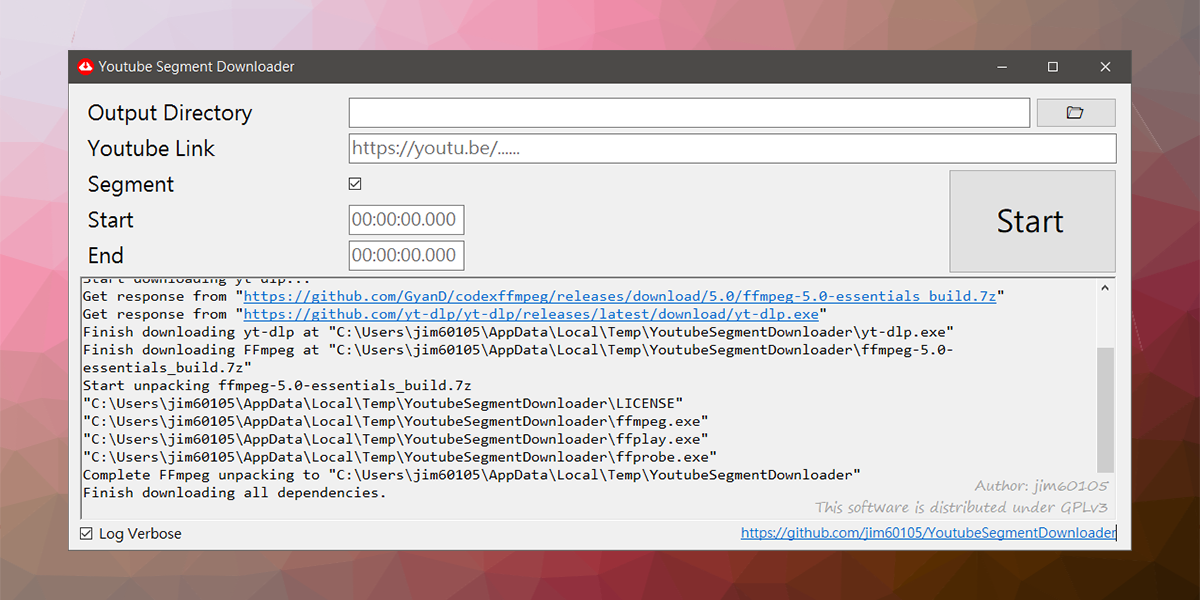
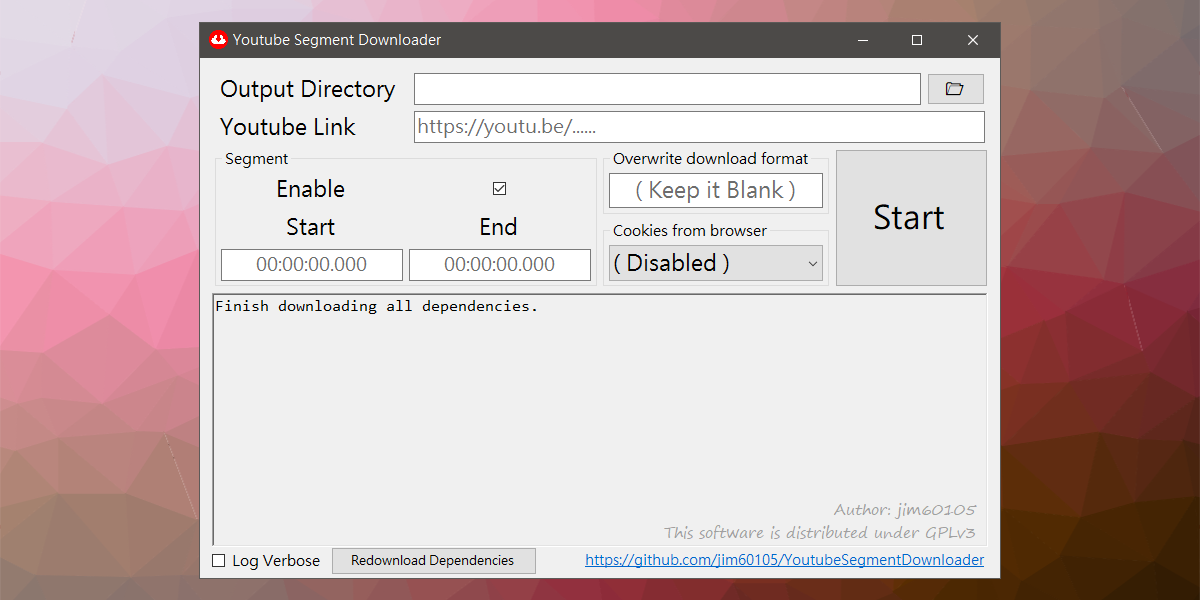
Two versions of the same layered image (1200×600). Layer-by-layer changes:
added layer "2022-02-28 07 30 12" above "2022-02-22 15 49 38" over <box>199,22,1001,579</box>
hid "2022-02-22 15 49 38" over <box>68,50,1132,551</box>
